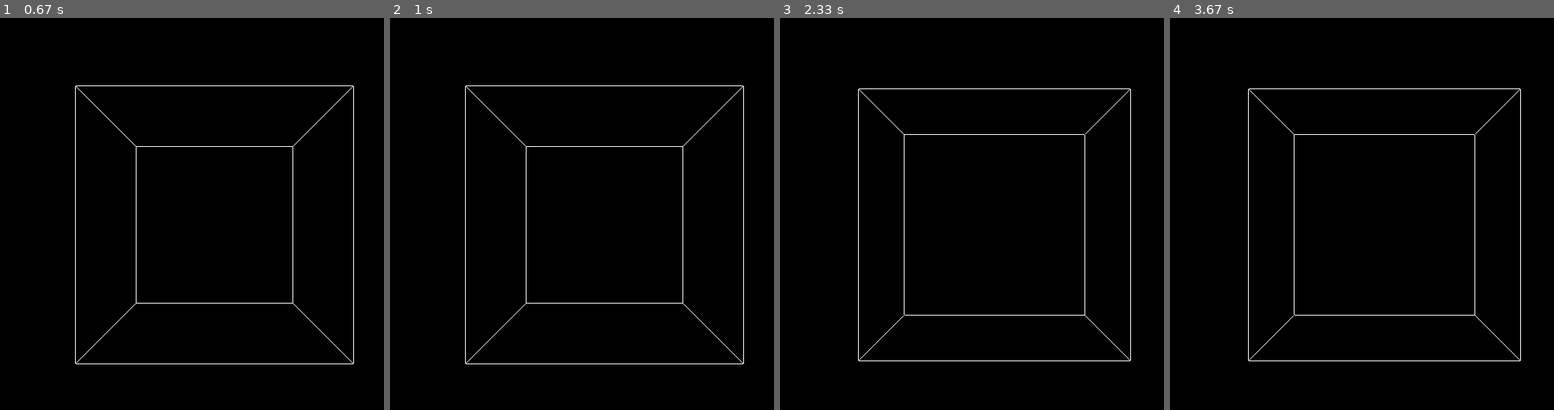
Above: before the commit, frames 1-4 (left to right).
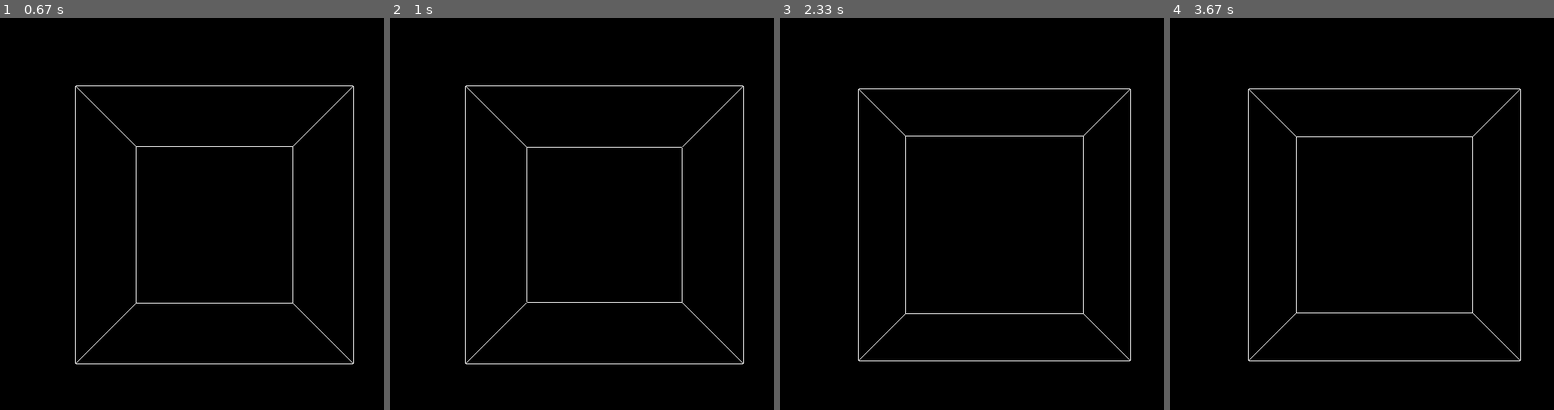
Above: after the commit, the same moments.

Repository: antonioam82/ejercicios-python
Game: pygame game, started from manipulate_cube_rotation.py
The game is run twice, just before and just after one commit, with the same random seed, the same clock (stepped at 60 frames per second) and the same inputs.
Inputs:
- Up to frame 1 (0.67 s): tap I at 0.33 s
- Up to frame 2 (1 s): tap E at 0.67 s
- Up to frame 3 (2.33 s): hold R 1-1.47 s; hold Right 1-1.47 s; hold Q 1.5-1.97 s; hold Right 1.5-1.97 s; hold E from 2 s (still down); hold Right from 2 s (still down)
- Up to frame 4 (3.67 s): release E at 2.47 s; release Right at 2.47 s; tap E at 3.5 s

Frame 1 is identical in both runs. In frame 2, 0.6% of the frame differs, in the area x 35-77%, y 32-73%; in frame 3, 0.7%, in the area x 32-80%, y 29-76%; in frame 4, 0.7%.

Commit message:
Update manipulate_cube_rotation.py

Diff:
--- a/manipulate_cube_rotation.py
+++ b/manipulate_cube_rotation.py
@@ -37,7 +37,7 @@
 
     glEnd()
 
-def change_verts(s):
+def change_verts1(s):
     #global vertices
     if s == 'r':
         for i in range(0,4):
@@ -49,6 +49,20 @@
             verticies[i][2] -=0.9
         for i in range(4,8):
             verticies[i][2] += 0.09
+
+def change_verts2(s):
+    #global vertices
+    if s == 'e':
+        for i in range(0,4):
+            verticies[i][1] +=0.9
+        for i in range(4,8):
+            verticies[i][1] -= 0.09
+    else:
+        for i in range(0,4):
+            verticies[i][1] -=0.9
+        for i in range(4,8):
+            verticies[i][1] += 0.09
+
 
 
 
@@ -99,9 +113,19 @@
                 if event.key == pygame.K_s:
                     m=0
                 if event.key == pygame.K_r:
-                    change_verts('r')
+                    change_verts1('r')
                 if event.key == pygame.K_i:
-                    change_verts('i')
+                    change_verts1('i')
+                if event.key == pygame.K_q:
+                    verticies[0][2] += 0.09
+                    verticies[1][2] += 0.09
+                    verticies[2][2] += 0.09
+                    verticies[3][2] += 0.09
+                if event.key == pygame.K_e:
+                    verticies[0][2] -= 0.09
+                    verticies[1][2] -= 0.09
+                    verticies[2][2] -= 0.09
+                    verticies[3][2] -= 0.09
 
         glRotatef(m, x, y, z)#(1, 3, 1, 1)
         glClear(GL_COLOR_BUFFER_BIT|GL_DEPTH_BUFFER_BIT)
